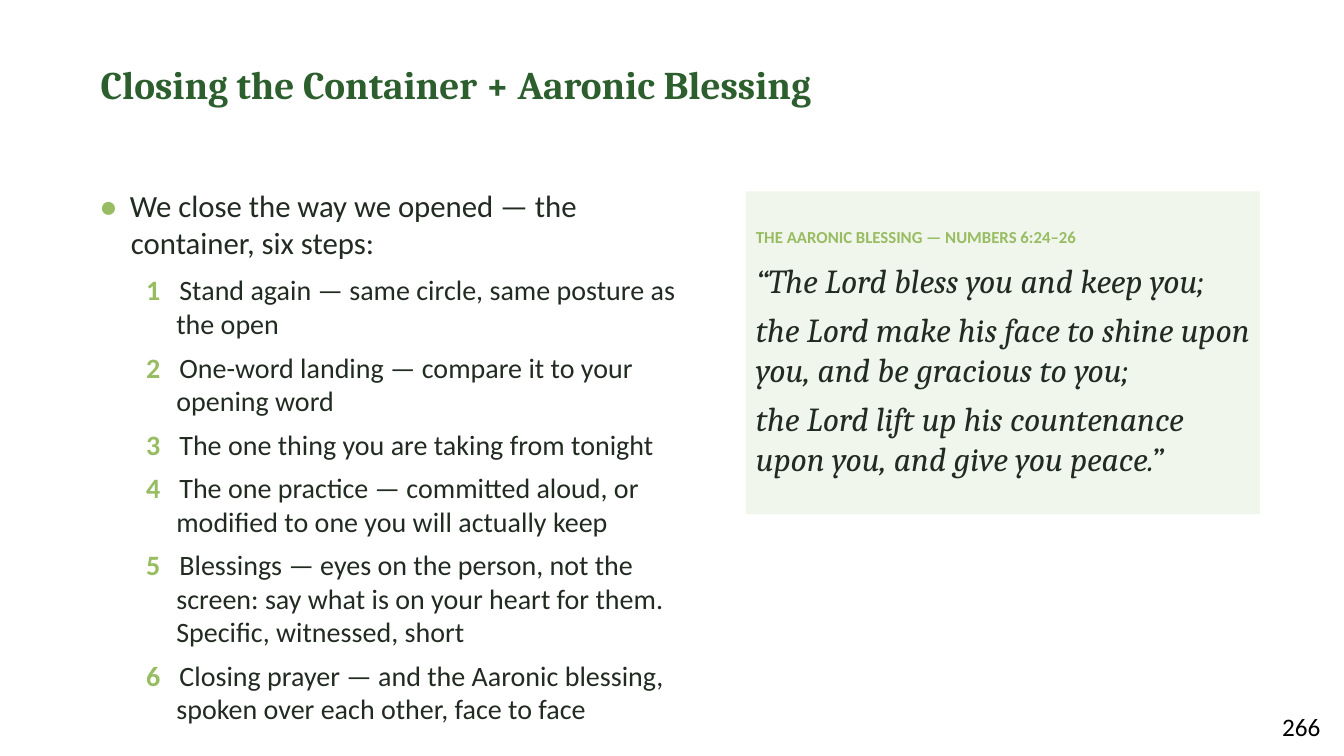
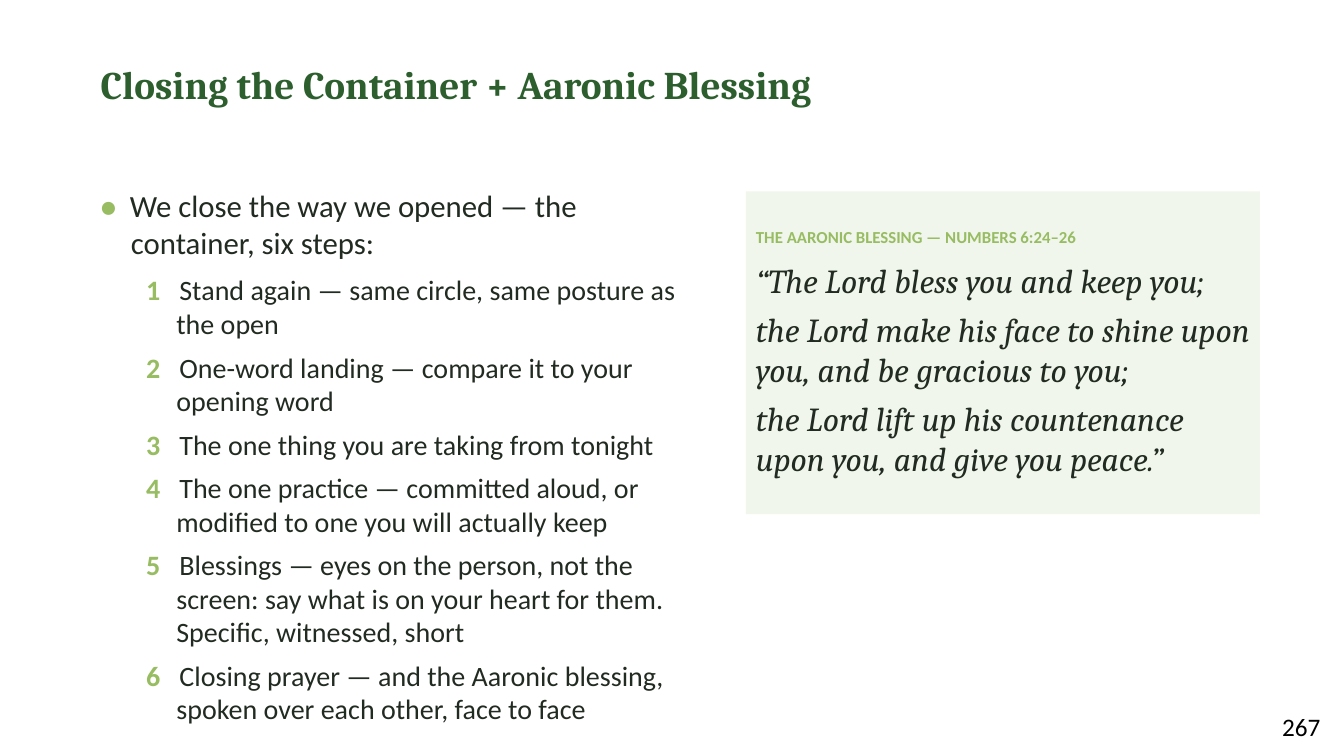
Before and after one commit to jgtittle-ministries/fellowship-of-the-heart-pilot-at-cca-dev, a slide deck: slide 13 of _implementation-notes/evening-series/FotH Evening Session 18 Slides DRAFT v1.pptx (slide 12 before the commit). Drawn at 1344x756 pixels with LibreOffice and Linux fonts; fonts in the diff are those of the drawing. Boxes give left, top, right and bottom in pixels: in the first picture for what was removed or moved away, otherwise in the second. Text is boxed around its words. In the diff, an @@ line names an element or a change of style, - is before the commit and + after.

```diff
--- a/_implementation-notes/evening-series/FotH Evening Session 18 Slides DRAFT v1.pptx
+++ b/_implementation-notes/evening-series/FotH Evening Session 18 Slides DRAFT v1.pptx
@@ text at <box>1282,719,1320,736</box>: text changed @@
-266
+267
```
Also in this commit, not shown: 6 other slides changed, 1 slide added, 15 other files.
